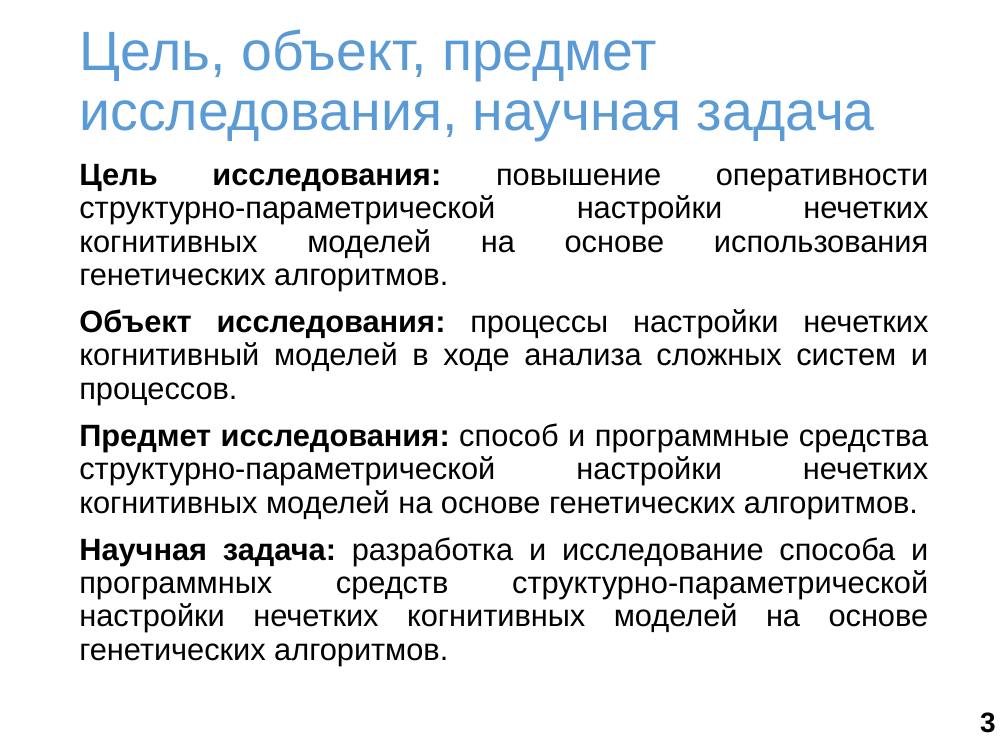
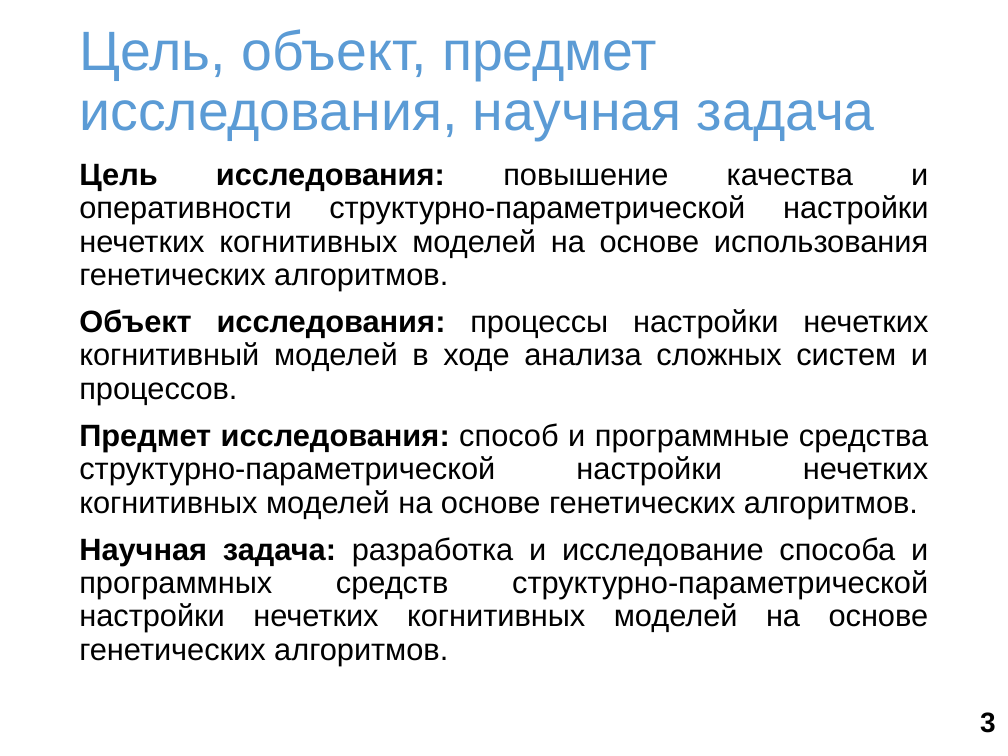
Before and after one commit to SquakR/fuzzy_cognitive_model, a slide deck: slide 3 of docs/presentation.pptx. Drawn at 1008x756 pixels with LibreOffice and Linux fonts; fonts in the diff are those of the drawing; background and template pictures are left out. Boxes give left, top, right and bottom in pixels: in the first picture for what was removed or moved away, otherwise in the second. Text is boxed around its words. In the diff, an @@ line names an element or a change of style, - is before the commit and + after.

```diff
--- a/docs/presentation.pptx
+++ b/docs/presentation.pptx
@@ text at (79, 163, 928, 291): text changed @@
-Цель исследования: повышение оперативности структурно-параметрической настройки нечетких когнитивных моделей на основе использования генетических алгоритмов.
+Цель исследования: повышение качества и оперативности структурно-параметрической настройки нечетких когнитивных моделей на основе использования генетических алгоритмов.
```
Also in this commit, not shown: 2 other slides changed, 1 slide added.
